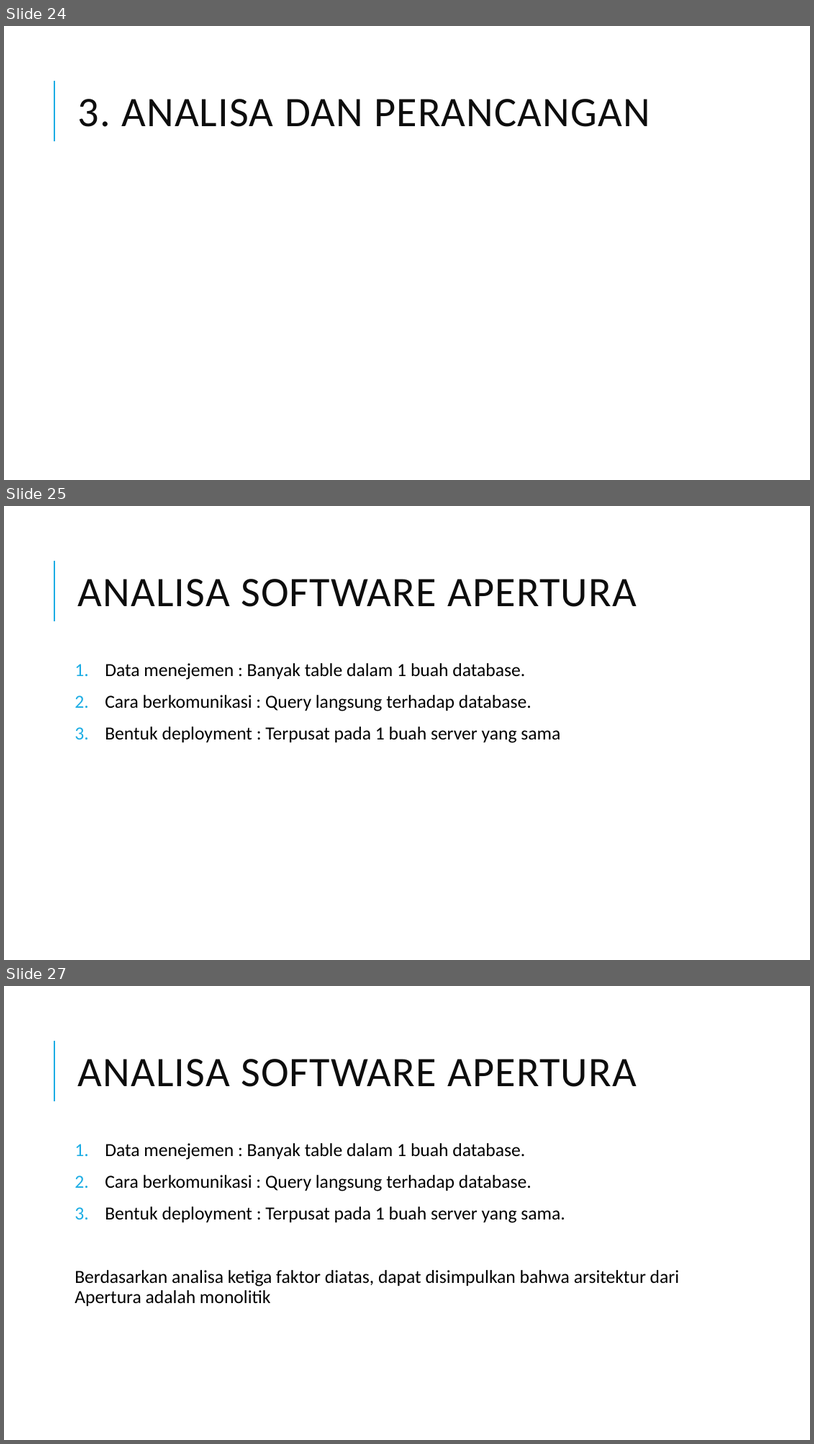
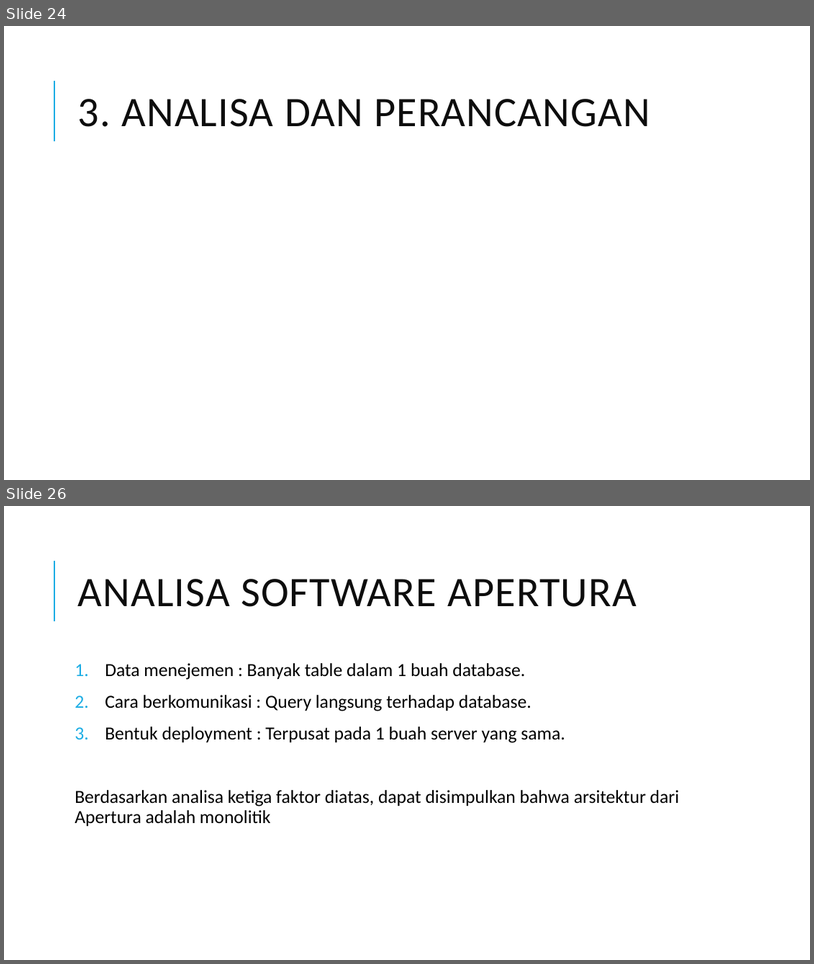
Before and after one commit to edriclaksaputra/tugasakhir, a slide deck: PPT.pptx. Shown one above the other, each under a label of ours: slides 24, 25 and 27 before the commit, slides 24 and 26 after it; the slides between them are not shown. The pictures are 814x1444 and 814x964 pixels, drawn with LibreOffice and Linux fonts; fonts in the diff are those of the drawing. Boxes give left, top, right and bottom in pixels: in the first picture for what was removed or moved away, otherwise in the second. Text is boxed around its words. In the diff, an @@ line names an element or a change of style, - is before the commit and + after.

```diff
--- a/PPT.pptx
+++ b/PPT.pptx
@@ slide 25 removed at bbox=[4, 506, 810, 960], background #FFFFFF; not listed: 1 template element that a slide beside it also shows @@
@@ title removed at bbox=[77, 579, 637, 607] @@
-ANALISA SOFTWARE APERTURA
@@ text removed at bbox=[105, 663, 561, 743] @@
-1. Data menejemen : Banyak table dalam 1 buah database.
-2. Cara berkomunikasi : Query langsung terhadap database.
-3. Bentuk deployment : Terpusat pada 1 buah server yang sama
@@ what was slide 27 is now slide 26 @@
```
Also in this commit, not shown: 3 slides changed, 3 other files.
